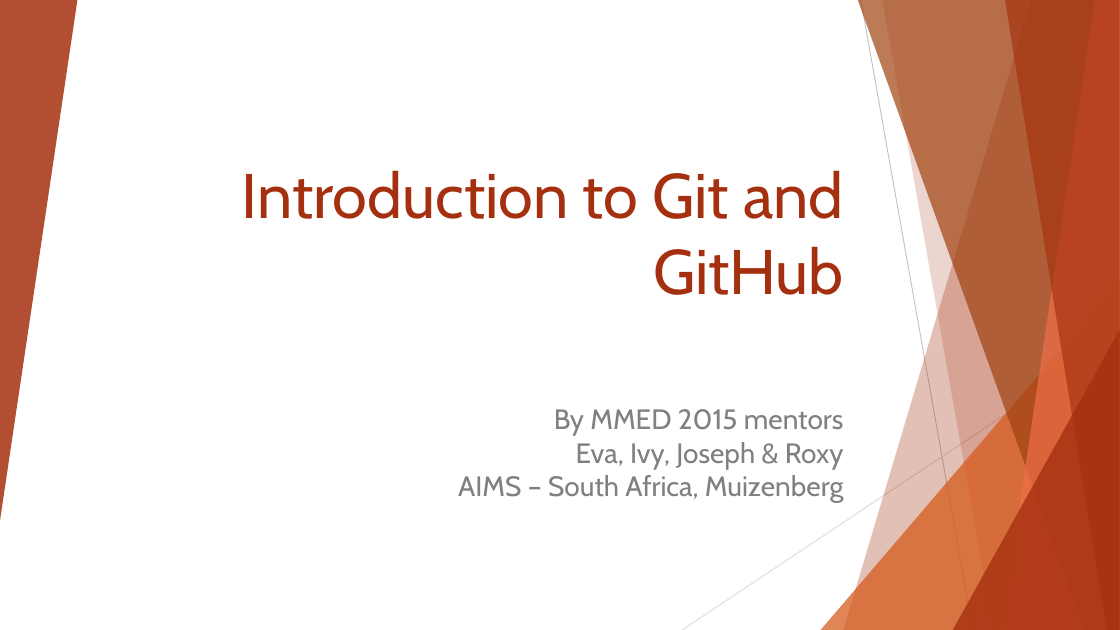
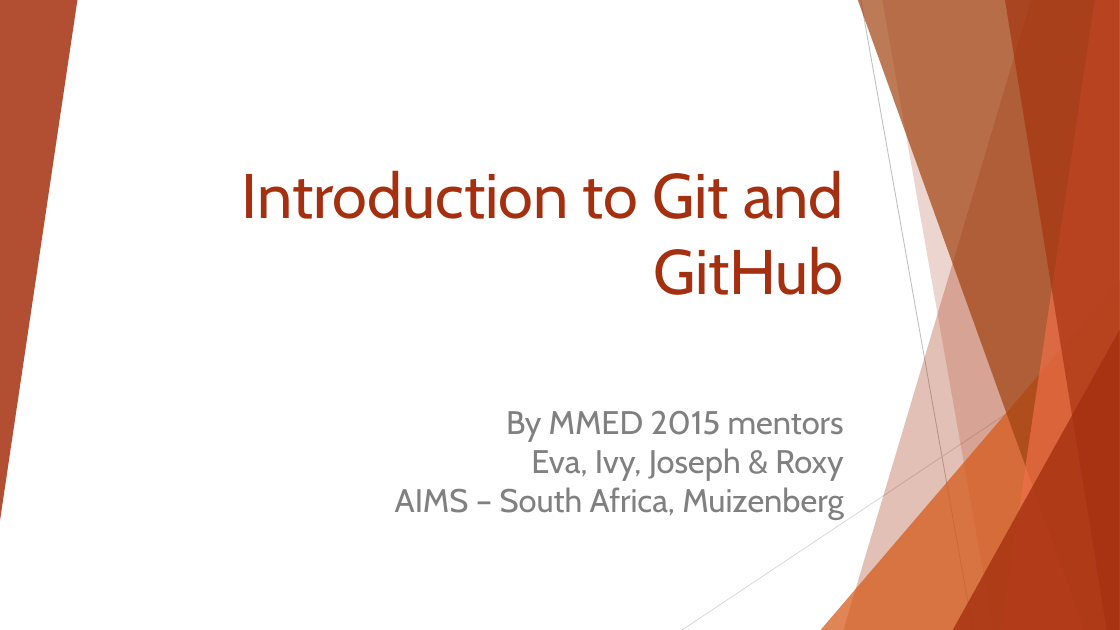
Before and after one commit to ICI3D/Sandbox, a slide deck: slide 1 of IntroToGitHub&SmartGit-v3.1.pptx. Drawn at 1120x630 pixels with LibreOffice and Linux fonts; fonts in the diff are those of the drawing. Boxes give left, top, right and bottom in pixels: in the first picture for what was removed or moved away, otherwise in the second. Text is boxed around its words. In the diff, an @@ line names an element or a change of style, - is before the commit and + after.

```diff
--- a/IntroToGitHub&SmartGit-v3.1.pptx
+++ b/IntroToGitHub&SmartGit-v3.1.pptx
@@ text "By MMED 2015 mentors" at [395,411,844,520]: size 24 to 28 pt @@
```
Also in this commit, not shown: 1 other file.
